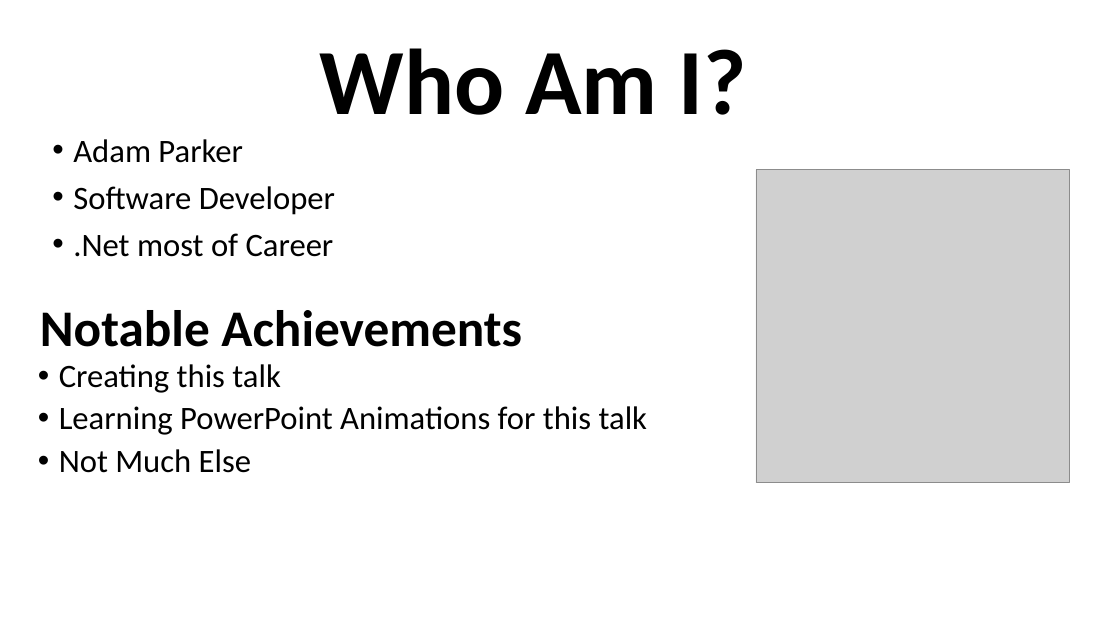
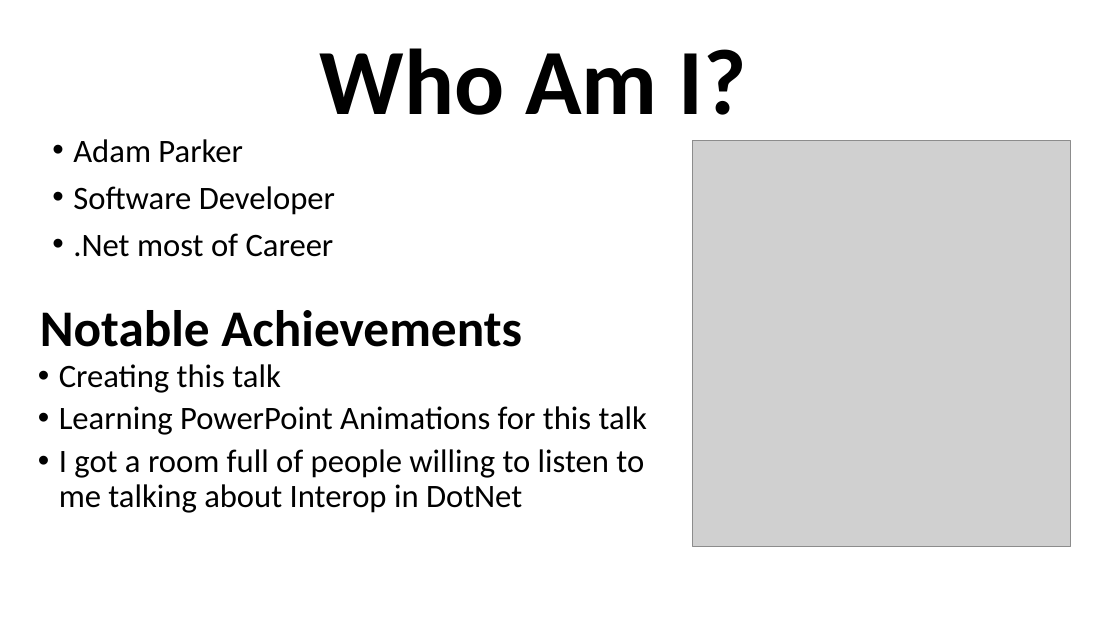
Before and after one commit to grab-a-byte/DotnetInterop, a slide deck: slide 3 of DotnetInteropSlides.pptx. Drawn at 1120x630 pixels with LibreOffice and Linux fonts; fonts in the diff are those of the drawing; grey boxes stand for pictures. Boxes give left, top, right and bottom in pixels: in the first picture for what was removed or moved away, otherwise in the second. Text is boxed around its words. In the diff, an @@ line names an element or a change of style, - is before the commit and + after.

Commit message:
change logo

```diff
--- a/DotnetInteropSlides.pptx
+++ b/DotnetInteropSlides.pptx
@@ picture: place and size @@
-picture at [756, 170, 1070, 483]
+picture at [693, 141, 1071, 546]
@@ text removed at [59, 449, 251, 473] @@
-• Not Much Else
@@ text added at [59, 449, 644, 513], 28 pt, text #000000 @@
+• I got a room full of people willing to listen to me talking about Interop in DotNet
```
